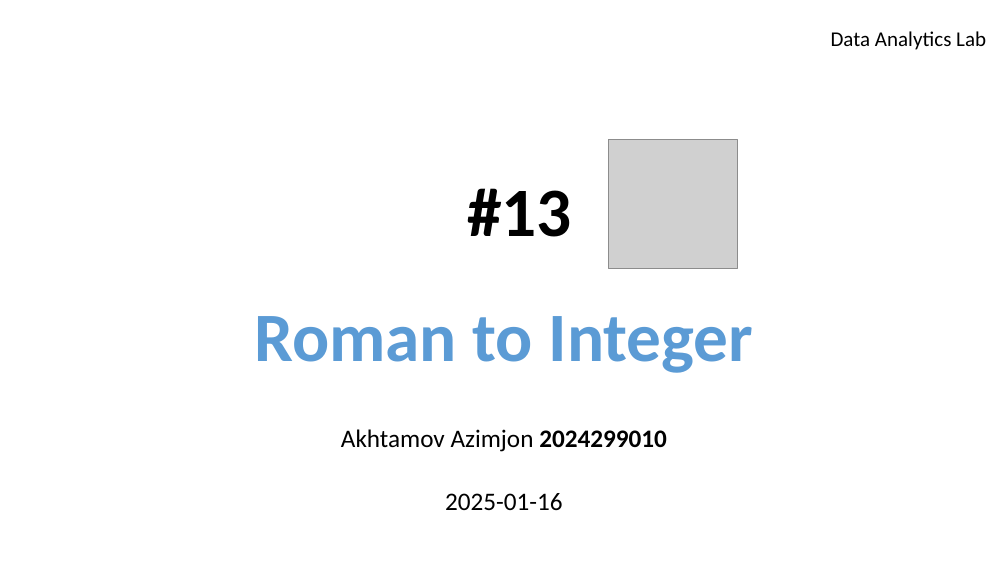
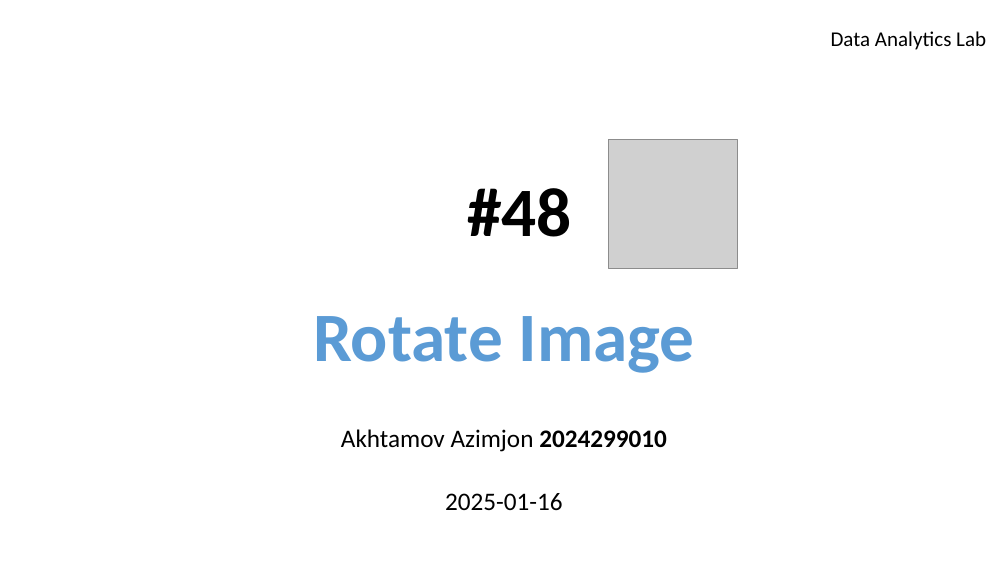
Before and after one commit to azimjaan21/algoMAP, a slide deck: slide 1 of Arrays & Strings/#3.pptx. Drawn at 1008x567 pixels with LibreOffice and Linux fonts; fonts in the diff are those of the drawing; grey boxes stand for pictures; background and template pictures are left out. Boxes give left, top, right and bottom in pixels: in the first picture for what was removed or moved away, otherwise in the second. Text is boxed around its words. In the diff, an @@ line names an element or a change of style, - is before the commit and + after.

Commit message:
Rotate Image #48 Leetcode is solved

```diff
--- a/Arrays & Strings/#3.pptx
+++ b/Arrays & Strings/#3.pptx
@@ title at (x1=313, y1=188, x2=695, y2=373): text changed @@
-#13
-Roman to Integer
+#48
+Rotate Image
```
Also in this commit, not shown: 4 other slides changed, 3 slides added, 2 slides removed, 2 other files.
